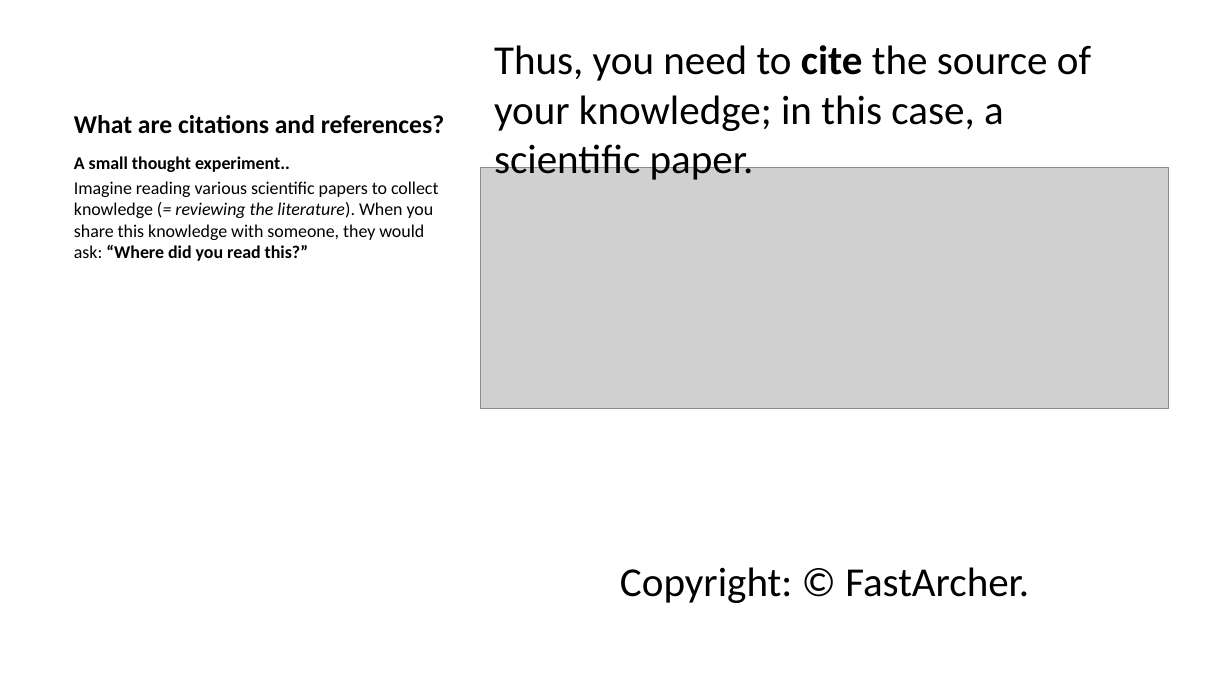
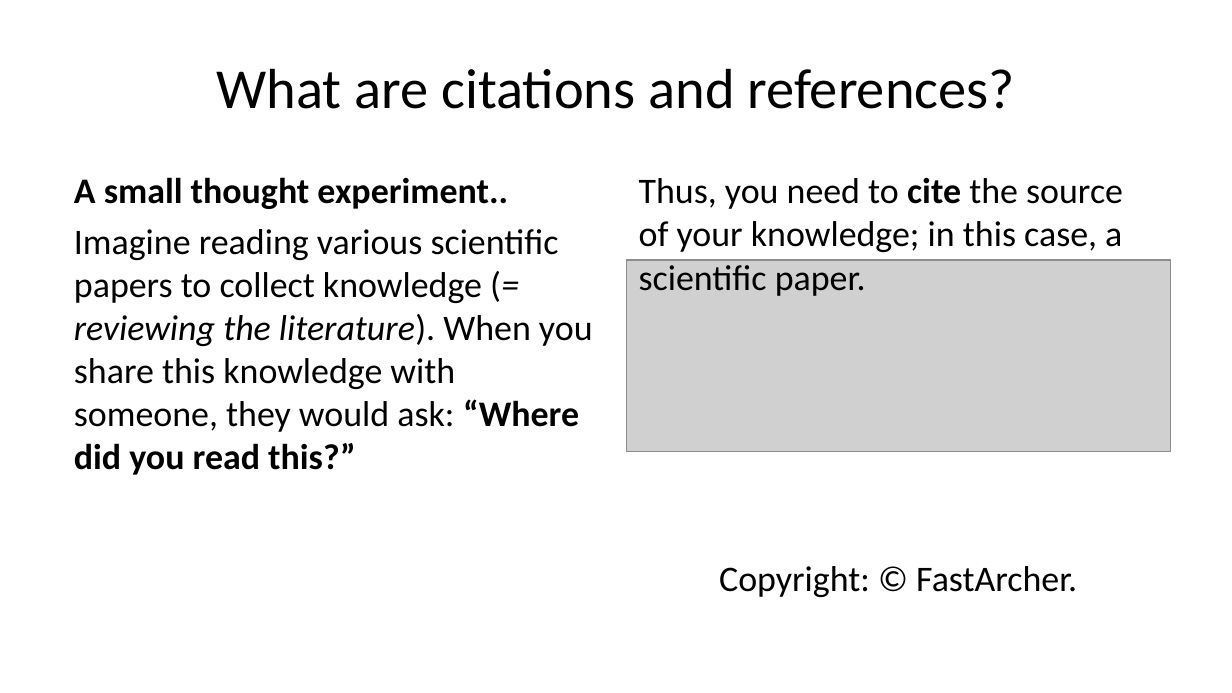
Before and after one commit to lmu-osc/slides-zenodo, a slide deck: slide 13 of index.pptx. Drawn at 1232x693 pixels with LibreOffice and Linux fonts; fonts in the diff are those of the drawing; grey boxes stand for pictures. Boxes give left, top, right and bottom in pixels: in the first picture for what was removed or moved away, otherwise in the second. Text is boxed around its words. In the diff, an @@ line names an element or a change of style, - is before the commit and + after.

```diff
--- a/index.pptx
+++ b/index.pptx
@@ title "What are citations and references?" at box(217, 68, 1015, 109): size 15 to 33 pt, bold off; alignment left to centre; vertical alignment bottom to middle @@
@@ text "A small thought experiment..": place and size @@
-text "A small thought experiment.." at box(74, 156, 438, 261)
+text "A small thought experiment.." at box(74, 177, 593, 475)
@@ text "A small thought experiment.." at box(74, 177, 593, 475): size 10.5 to 21 pt; more space between paragraphs @@
@@ text "Thus, you need to cite ..." at box(639, 177, 1123, 296): size 24 to 21 pt @@
@@ text "Thus, you need to cite ...": place and size @@
-text "Thus, you need to cite ..." at box(494, 45, 1091, 180)
+text "Thus, you need to cite ..." at box(639, 177, 1123, 296)
@@ picture: place and size @@
-picture at box(480, 168, 1168, 409)
+picture at box(626, 260, 1170, 452)
@@ text "Copyright: © FastArcher.": place and size @@
-text "Copyright: © FastArcher." at box(620, 567, 1029, 603)
+text "Copyright: © FastArcher." at box(719, 566, 1077, 597)
@@ text "Copyright: © FastArcher." at box(719, 566, 1077, 597): size 24 to 21 pt @@
```
Also in this commit, not shown: 11 other files.
